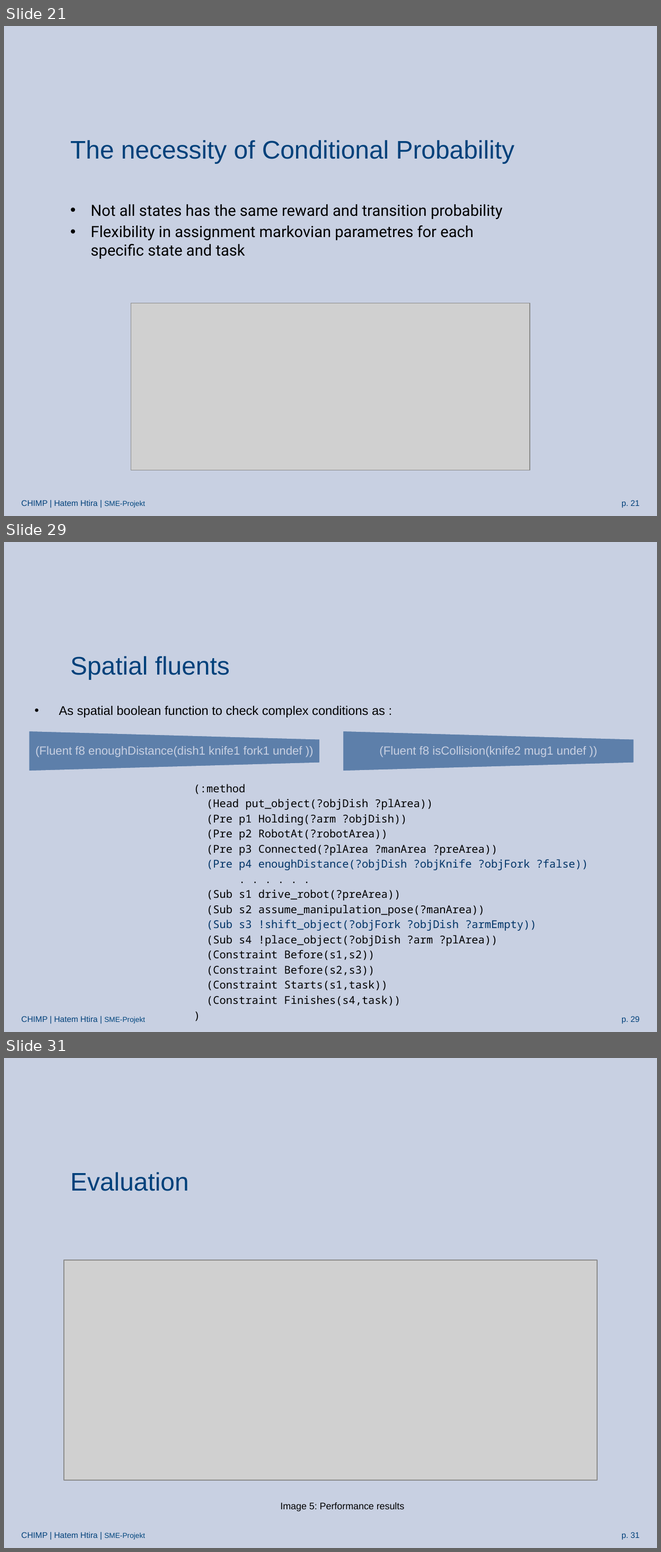
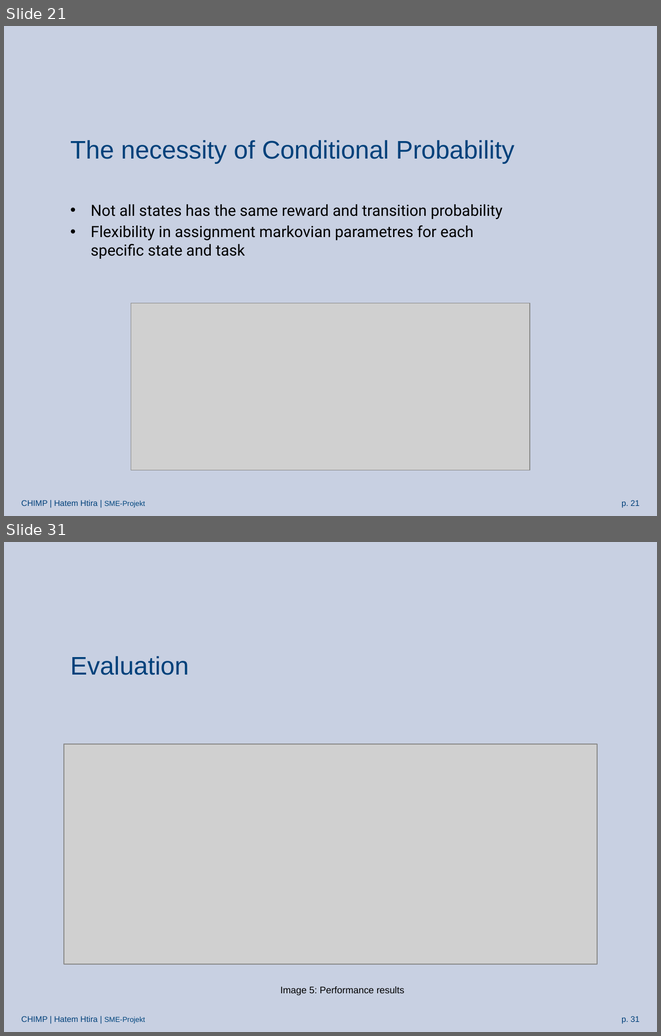
Before and after one commit to htiraHatem/CHIMP_MDP, a slide deck: HTN2MDP presentation.pptx. Shown one above the other, each under a label of ours: slides 21, 29 and 31 before the commit, slides 21 and 31 after it; the slides between them are not shown. The pictures are 661x1552 and 661x1036 pixels, drawn with LibreOffice and Linux fonts; fonts in the diff are those of the drawing; grey boxes stand for pictures; background and template pictures are left out. Boxes give left, top, right and bottom in pixels: in the first picture for what was removed or moved away, otherwise in the second. Text is boxed around its words. In the diff, an @@ line names an element or a change of style, - is before the commit and + after.

```diff
--- a/HTN2MDP presentation.pptx
+++ b/HTN2MDP presentation.pptx
@@ slide 29 removed at <box>4,542,657,1032</box>, background picture (left out); not listed: 2 template elements that a slide beside it also shows @@
@@ title removed at <box>70,656,230,679</box> @@
-Spatial fluents
@@ text removed at <box>59,706,588,1006</box> @@
-• As spatial boolean function to check complex conditions as :
-            (:method
-            (Head put_object(?objDish ?plArea))
-            (Pre p1 Holding(?arm ?objDish))
-            (Pre p2 RobotAt(?robotArea))
-            (Pre p3 Connected(?plArea ?manArea ?preArea))
-            (Pre p4 enoughDistance(?objDish ?objKnife ?objFork ?false))
-            . . . . . .
-            (Sub s1 drive_robot(?preArea))
-            (Sub s2 assume_manipulation_pose(?manArea))
-            (Sub s3 !shift_object(?objFork ?objDish ?armEmpty))
-            (Sub s4 !place_object(?objDish ?arm ?plArea))
-            (Constraint Before(s1,s2))
-            (Constraint Before(s2,s3))
-            (Constraint Starts(s1,task))
-            (Constraint Finishes(s4,task))
-            )
@@ group removed at <box>28,730,634,771</box>: 2 flow chart manual operations, 2 texts @@
-(Fluent f8 enoughDistance(dish1 knife1 fork1 undef ))
-(Fluent f8 isCollision(knife2 mug1 undef ))
```
Also in this commit, not shown: 12 slides changed, 4 slides added, 3 other slides removed.
